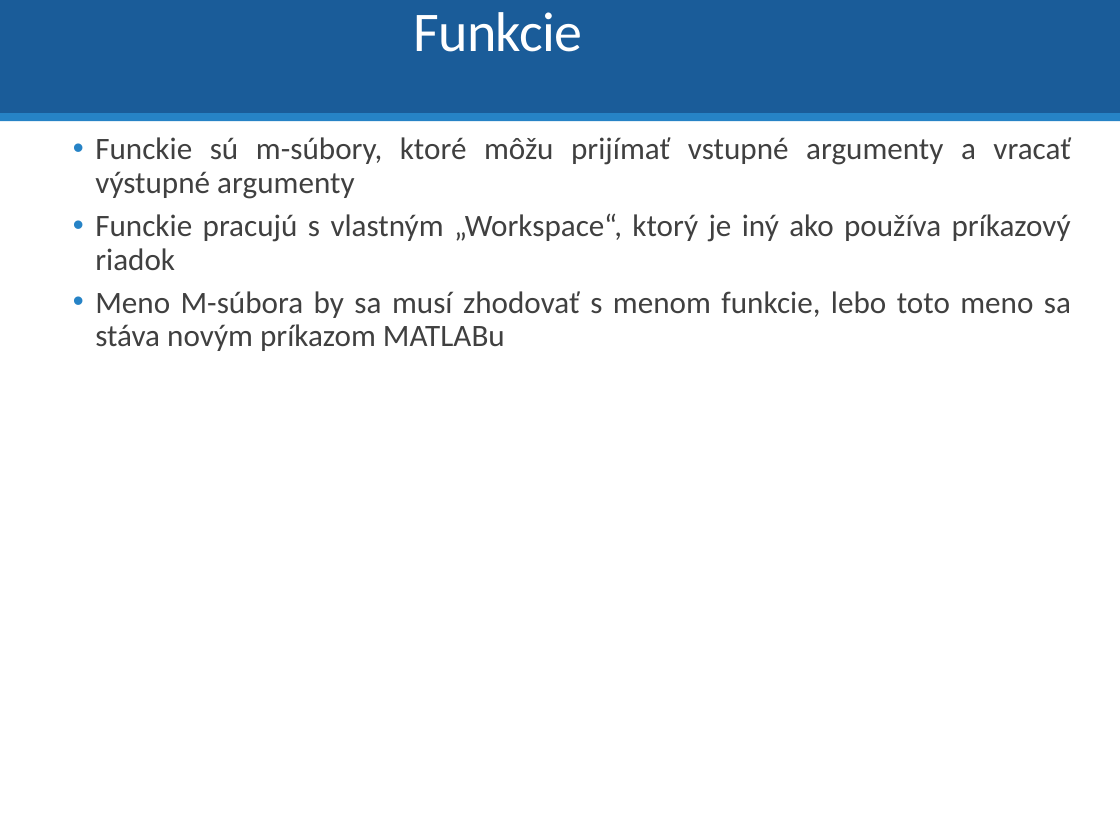
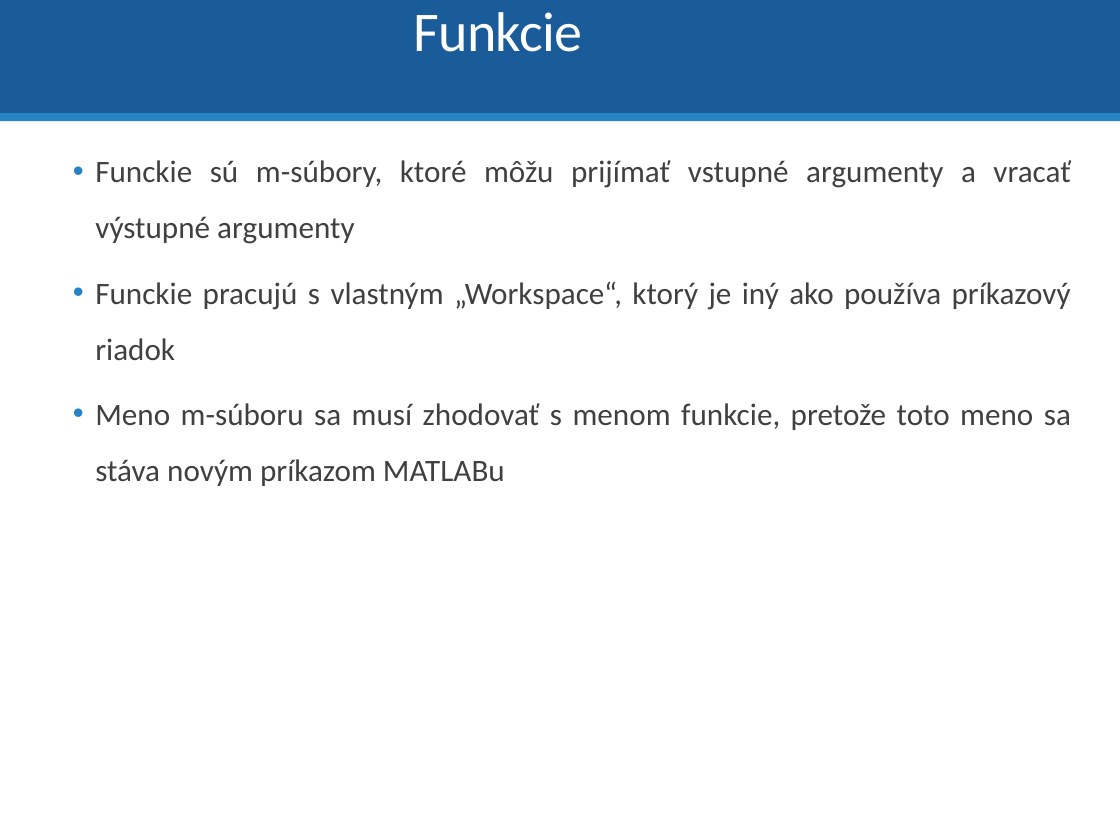
Before and after one commit to dodekm/TeamProjektKybernetika, a slide deck: slide 20 of Nove prednasky/P0_Opakovanie_Matlab_Simulink.pptx (slide 17 before the commit). Drawn at 1120x840 pixels with LibreOffice and Linux fonts; fonts in the diff are those of the drawing. Boxes give left, top, right and bottom in pixels: in the first picture for what was removed or moved away, otherwise in the second. Text is boxed around its words. In the diff, an @@ line names an element or a change of style, - is before the commit and + after.

```diff
--- a/Nove prednasky/P0_Opakovanie_Matlab_Simulink.pptx
+++ b/Nove prednasky/P0_Opakovanie_Matlab_Simulink.pptx
@@ text at <box>95,160,1071,360</box>: line spacing 0.9 to 1.5 @@
@@ text at <box>95,403,1071,486</box>: text changed @@
-  • Meno M-súbora by sa musí zhodovať s menom funkcie, lebo toto meno sa stáva novým príkazom MATLABu
+  • Meno m-súboru sa musí zhodovať s menom funkcie, pretože toto meno sa stáva novým príkazom MATLABu
```
Also in this commit, not shown: 28 other slides changed, 8 slides added, 4 slides removed, 1 other file.
